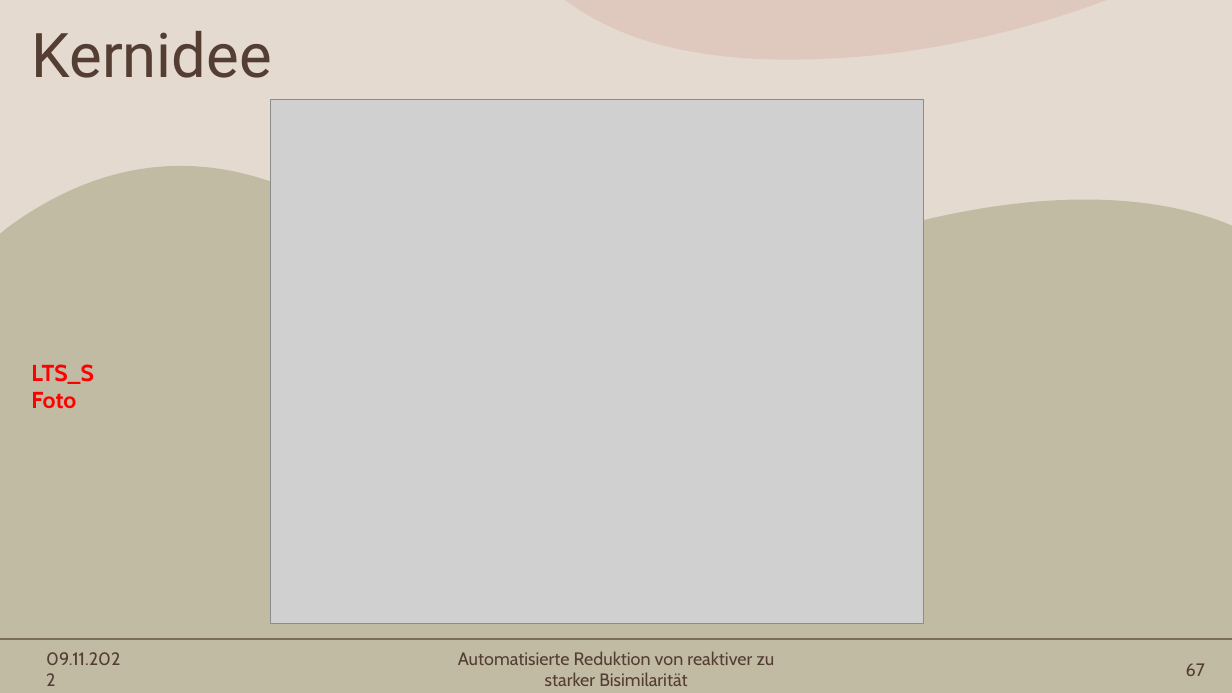
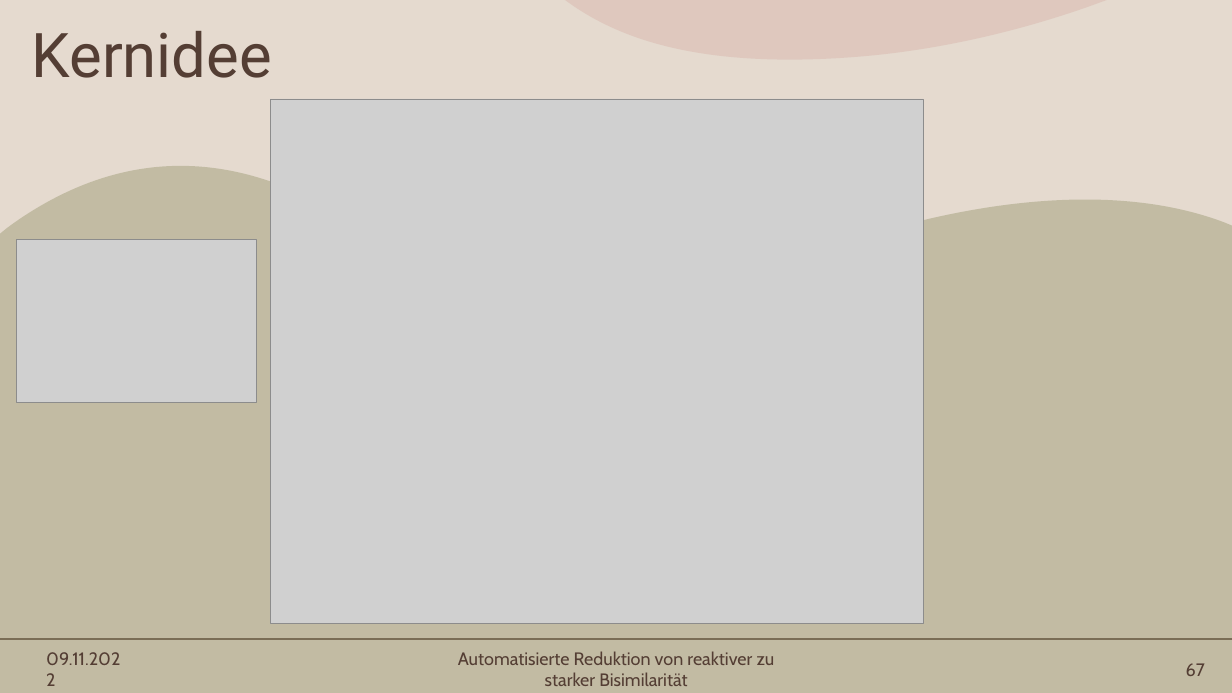
Before and after one commit to Mieneas/Automatisierte-Reduktion-von-reaktiver-zu-starker-Bisimilaritaet, a slide deck: slide 67 of thesis/FoKo-presentation/Automatisierte Reduktion von reaktiver zu starker Bisimilarität.pptx. Drawn at 1232x693 pixels with LibreOffice and Linux fonts; fonts in the diff are those of the drawing; grey boxes stand for pictures. Boxes give left, top, right and bottom in pixels: in the first picture for what was removed or moved away, otherwise in the second. Text is boxed around its words. In the diff, an @@ line names an element or a change of style, - is before the commit and + after.

```diff
--- a/thesis/FoKo-presentation/Automatisierte Reduktion von reaktiver zu starker Bisimilarität.pptx
+++ b/thesis/FoKo-presentation/Automatisierte Reduktion von reaktiver zu starker Bisimilarität.pptx
@@ picture added at (17,240,257,403) @@
@@ text removed at (31,364,94,409) @@
-LTS_S Foto
```
Also in this commit, not shown: 6 other slides changed, 3 other files.
